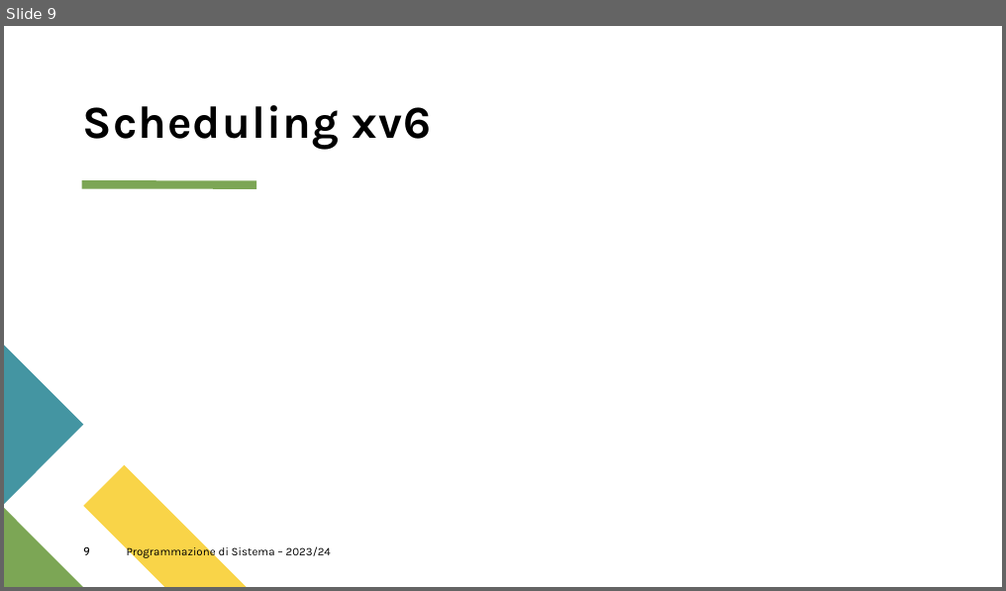
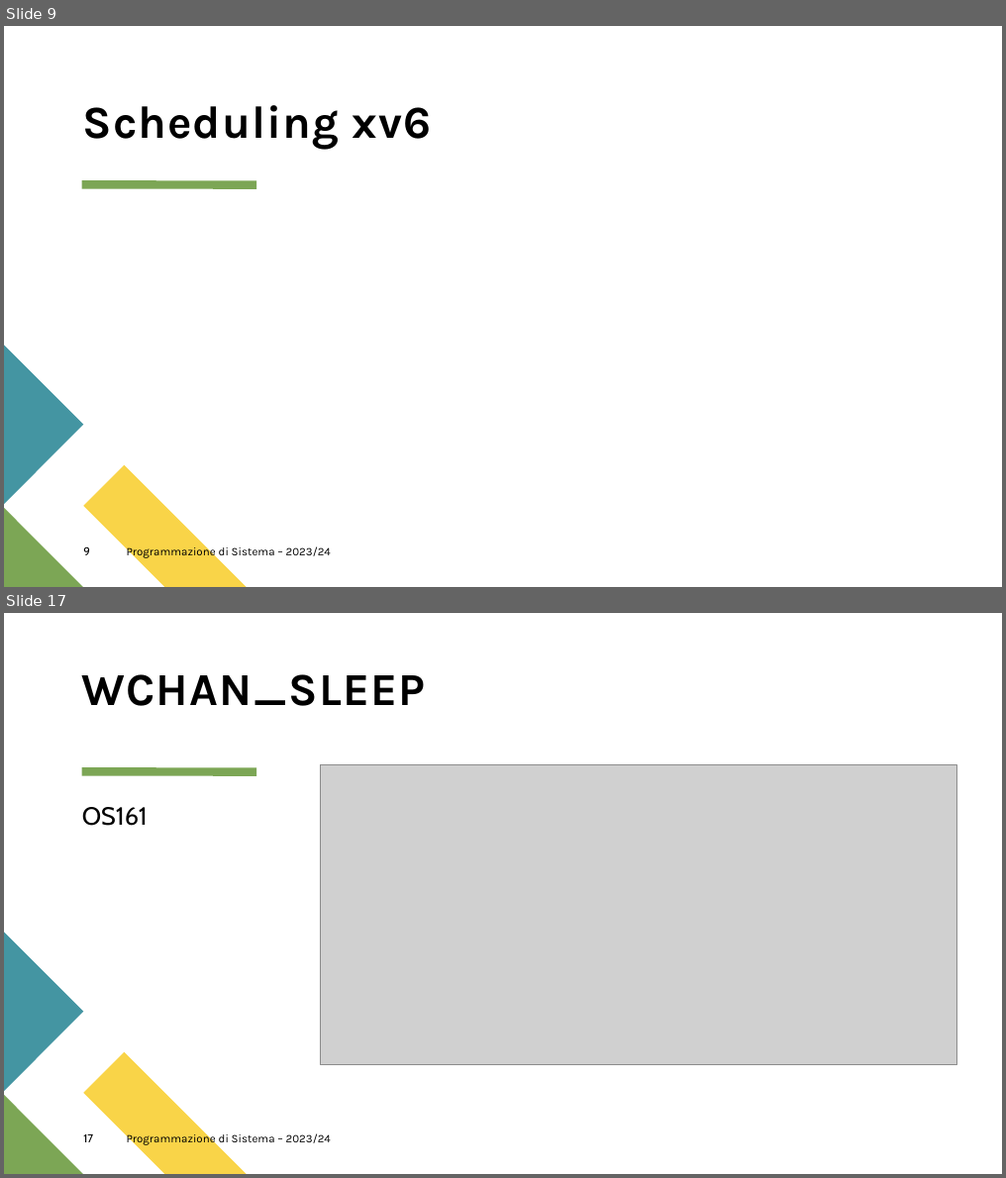
Before and after one commit to Zafonte/OS-project, a slide deck: OS161 Project/PDS.pptx. Shown one above the other, each under a label of ours: slide 9 before the commit, slides 9 and 17 after it; the slides between them are not shown. The pictures are 1006x591 and 1006x1178 pixels, drawn with LibreOffice and Linux fonts; fonts in the diff are those of the drawing; grey boxes stand for pictures. Boxes give left, top, right and bottom in pixels: in the first picture for what was removed or moved away, otherwise in the second. Text is boxed around its words. In the diff, an @@ line names an element or a change of style, - is before the commit and + after.

```diff
--- a/OS161 Project/PDS.pptx
+++ b/OS161 Project/PDS.pptx
@@ slide 17 added at [4,613,1002,1174], background #FFFFFF; not listed: 4 template elements that a slide beside it also shows @@
@@ title added at [82,674,426,706], 44 pt, text #000000, bold @@
+WCHAN_SLEEP
@@ picture added at [321,765,957,1064] @@
@@ text added at [82,807,148,826], 24 pt, text #000000 @@
+OS161
@@ page number added at [83,1135,93,1143], 11 pt, text #000000 @@
+17
@@ text added at [127,1132,331,1146], 11 pt, text #000000 @@
+Programmazione di Sistema – 2023/24
```
Also in this commit, not shown: 2 slides changed, 17 other slides added.
